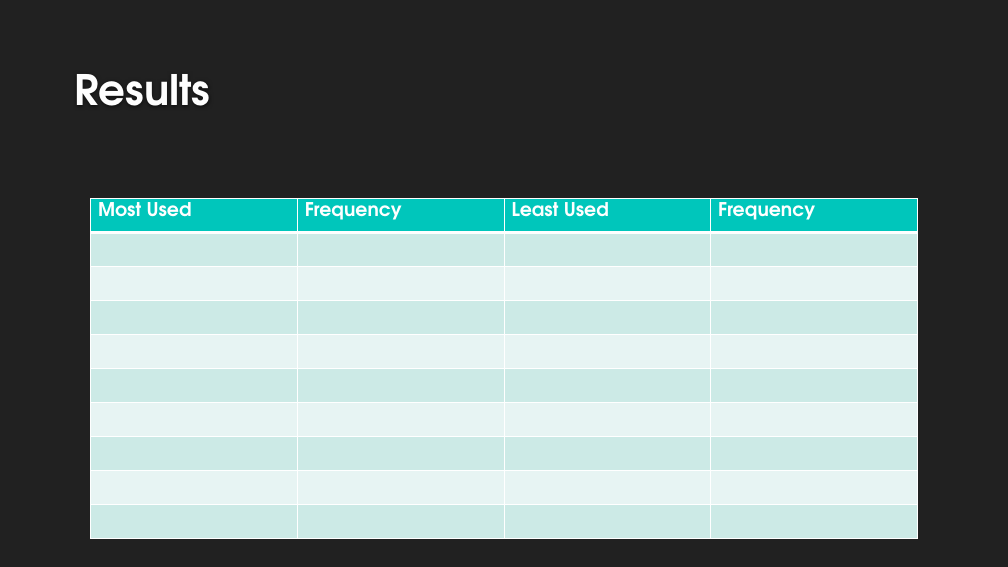
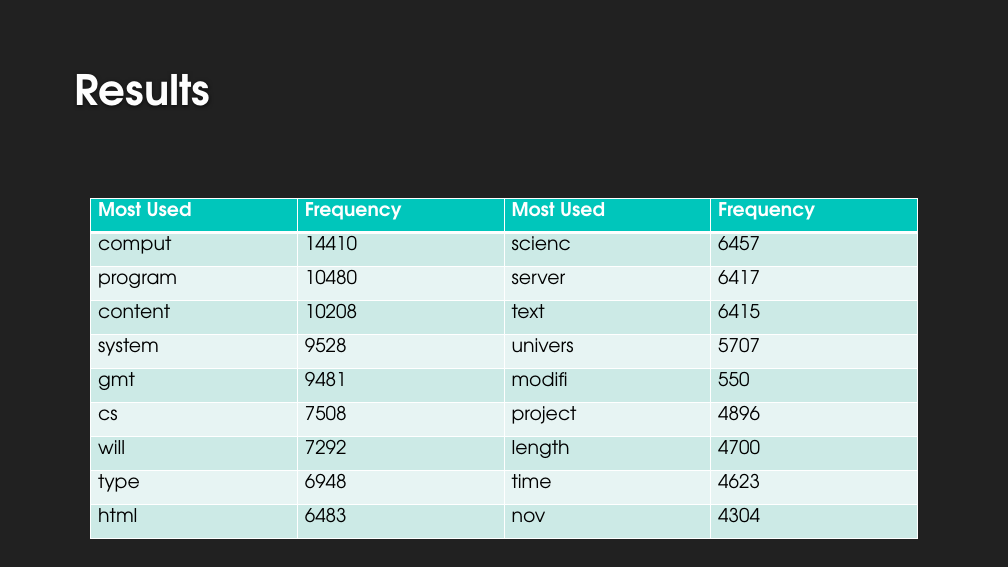
Before and after one commit to brafaul/CSCI455Proj1, a slide deck: slide 12 of project1.pptx. Drawn at 1008x567 pixels with LibreOffice and Linux fonts; fonts in the diff are those of the drawing; background and template pictures are left out. Boxes give left, top, right and bottom in pixels: in the first picture for what was removed or moved away, otherwise in the second. Text is boxed around its words. In the diff, an @@ line names an element or a change of style, - is before the commit and + after.

```diff
--- a/project1.pptx
+++ b/project1.pptx
@@ table at (x1=91, y1=199, x2=917, y2=539) @@
-row 1, column 3: Least Used
+row 1, column 3: Most Used
-row 2:  |  |  | 
+row 2: comput | 14410 | scienc | 6457
-row 3:  |  |  | 
+row 3: program | 10480 | server | 6417
-row 4:  |  |  | 
+row 4: content | 10208 | text | 6415
-row 5:  |  |  | 
+row 5: system | 9528 | univers | 5707
-row 6:  |  |  | 
+row 6: gmt | 9481 | modifi | 550
-row 7:  |  |  | 
+row 7: cs | 7508 | project | 4896
-row 8:  |  |  | 
+row 8: will | 7292 | length | 4700
-row 9:  |  |  | 
+row 9: type | 6948 | time | 4623
-row 10:  |  |  | 
+row 10: html | 6483 | nov | 4304
```
Also in this commit, not shown: 9 other files.
